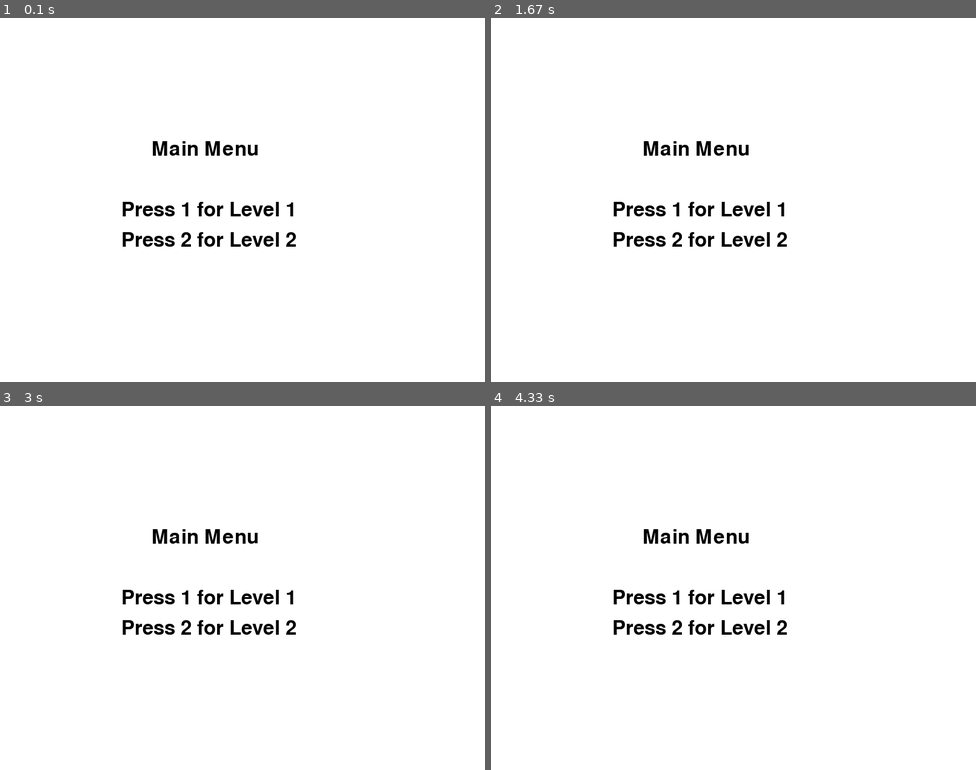
Above: before the commit, frames 1-4 (two rows, left to right).
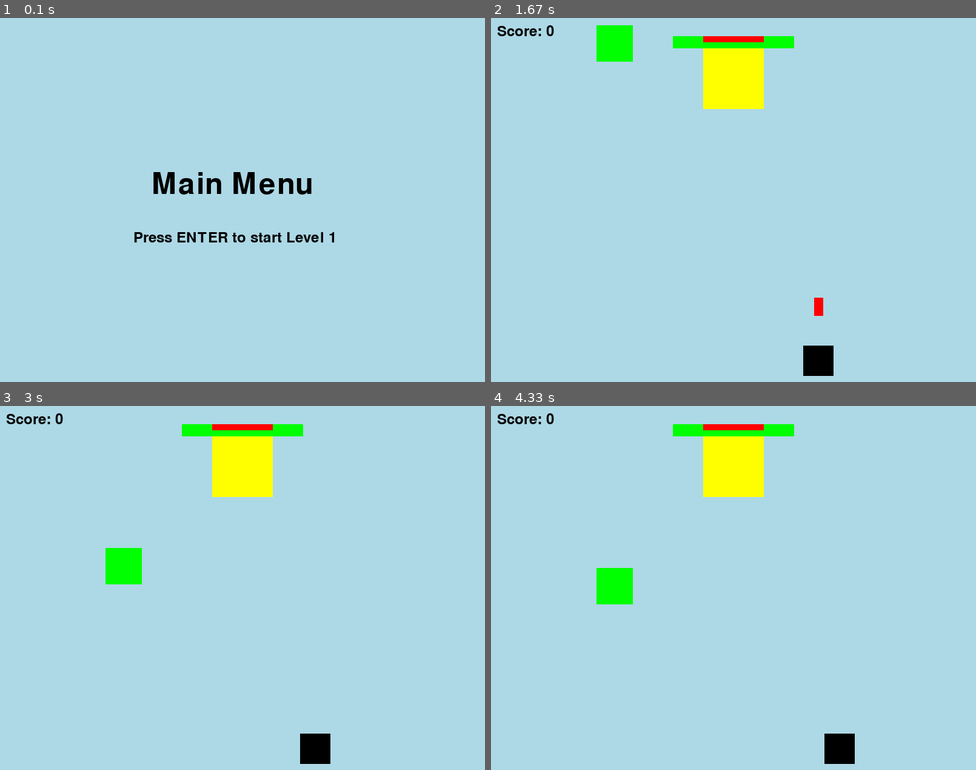
Above: after the commit, the same moments.

Repository: christopherjue/code
Game: pygame game, started from new games.py
Two runs of this game, one before a commit and one after it. Both use one fixed random seed, a clock stepped at 60 frames per second and the inputs below.
Inputs (mouse positions are in pixels of both pictures, inside the frame that each line leads up to):
- Up to frame 1 (0.1 s): no input
- Up to frame 2 (1.67 s): tap Enter at 0.33 s; hold Right 0.67-1.13 s; hold Up 1.17-1.47 s; right-click (583, 287) at 1.55 s
- Up to frame 3 (3 s): hold Right 1.83-2.3 s; hold Left 2.33-2.87 s; hold Esc from 2.9 s (still down); hold Left from 2.9 s (still down)
- Up to frame 4 (4.33 s): release Esc at 3.3 s; release Left at 3.3 s; hold Esc from 4.17 s (still down); hold Right from 4.17 s (still down)

The runs differ from the first frame. In frame 1, 100% of the frame differs, in the area x 0-100%, y 0-100%; in frame 2, 100%; in frame 3, 100%; in frame 4, 100%.

Commit message:
modified:   new games.py

Diff:
--- a/new games.py
+++ b/new games.py
@@ -23,12 +23,89 @@
 # Clock for FPS
 clock = pygame.time.Clock()
 
-# ... (rest of the constants and global variables)
-
-# Initialize game variables
-paused = False  # Add this line to define the 'paused' variable
-
-# ... (rest of the main menu code)
+# Player spaceship properties
+spaceship_width = 50
+spaceship_height = 50
+spaceship_x = display_width // 2 - spaceship_width // 2
+spaceship_y = display_height - spaceship_height - 10
+spaceship_speed = 5
+
+# Green square properties
+green_square_size = 60  # Increased size
+green_square_speed = 3
+green_squares = []
+green_square_cooldown = 60
+green_square_timer = green_square_cooldown
+green_square_speed_multiplier = 1  # Speed multiplier for green squares
+green_square_speed_increase_timer = 300  # 5 seconds
+green_square_speed_increase_counter = 0
+
+# Boss properties
+boss_width = 100
+boss_height = 100
+boss_x = display_width // 2 - boss_width // 2
+boss_y = 50
+boss_health = 100
+
+# Life bar properties
+life_bar_width = 200
+life_bar_height = 20
+life_bar_x = display_width // 2 - life_bar_width // 2
+life_bar_y = 30
+life_bar_value = 100
+
+# Score properties
+score = 0
+score_font = pygame.font.Font(None, 36)
+
+# Bullet properties
+bullet_width = 15
+bullet_height = 30
+bullet_color = red
+bullet_speed = 7
+bullets = []
+
+# Level properties
+current_level = 1
+yellow_square_size = 60
+yellow_square_speed = 2
+yellow_squares = []
+yellow_square_cooldown = 120
+yellow_square_timer = yellow_square_cooldown
+level_duration = 0
+level_start_time = pygame.time.get_ticks()
+
+# Pause flag
+paused = False
+
+# Main menu
+def main_menu():
+    global current_level
+    while True:
+        for event in pygame.event.get():
+            if event.type == pygame.QUIT:
+                pygame.quit()
+                quit()
+            if event.type == pygame.KEYDOWN:
+                if event.key == pygame.K_RETURN:
+                    if current_level == 1:
+                        game_loop()
+                    elif current_level == 2:
+                        game_loop(level=2)
+
+        game_display.fill(light_blue)
+        menu_font = pygame.font.Font(None, 72)
+        menu_text = menu_font.render("Main Menu", True, black)
+        level_text = pygame.font.Font(None, 36).render("Press ENTER to start Level " + str(current_level), True, black)
+        game_display.blit(menu_text, (display_width // 2 - 150, display_height // 2 - 50))
+        game_display.blit(level_text, (display_width // 2 - 180, display_height // 2 + 50))
+        pygame.display.update()
+        clock.tick(15)
+
+# Toggle the green square speed multiplier
+def toggle_green_square_speed():
+    global green_square_speed_multiplier
+    green_square_speed_multiplier = 2 if green_square_speed_multiplier == 1 else 1
 
 # Main game loop
 def game_loop(level=1):
@@ -55,10 +132,7 @@
                 elif event.key == pygame.K_UP:
                     speed_up = True
                 elif event.key == pygame.K_ESCAPE:
-                    if not paused:
-                        paused = True
-                    else:
-                        paused = False
+                    paused = not paused
 
             # Check for key release events
             if event.type == pygame.KEYUP:
@@ -74,13 +148,128 @@
                 bullets.append({'x': spaceship_x + spaceship_width // 2 - bullet_width // 2,
                                 'y': spaceship_y - bullet_height})
 
+        # Pause the game if needed
         if paused:
             pygame.display.set_caption("Space Invaders - Paused")
             continue
         else:
             pygame.display.set_caption("Space Invaders")
 
-        # ... (rest of the game loop code)
+        # Toggle green square speed
+        if speed_up:
+            toggle_green_square_speed()
+
+        # Move the spaceship
+        if move_left:
+            spaceship_x -= spaceship_speed
+        if move_right:
+            spaceship_x += spaceship_speed
+
+        # Clear the display
+        game_display.fill(light_blue)
+
+        # Draw the spaceship
+        pygame.draw.rect(game_display, black, [spaceship_x, spaceship_y, spaceship_width, spaceship_height])
+
+        # Update and draw the green squares
+        for square in green_squares:
+            square['y'] += green_square_speed * green_square_speed_multiplier
+
+            # Check for collision with the spaceship
+            if (spaceship_x < square['x'] + green_square_size and
+                    spaceship_x + spaceship_width > square['x'] and
+                    spaceship_y < square['y'] + green_square_size and
+                    spaceship_y + spaceship_height > square['y']):
+                if square['color'] == green:
+                    life_bar_value -= 20  # Reduce the life bar value
+                square['color'] = blue
+
+            pygame.draw.rect(game_display, square['color'], [square['x'], square['y'], green_square_size, green_square_size])
+
+        # Update and draw the boss
+        pygame.draw.rect(game_display, yellow, [boss_x, boss_y, boss_width, boss_height])
+
+        # Update and draw the life bar
+        pygame.draw.rect(game_display, black, [life_bar_x, life_bar_y, life_bar_width, life_bar_height])
+        pygame.draw.rect(game_display, green, [life_bar_x, life_bar_y,
+                                                (life_bar_value / 100) * life_bar_width, life_bar_height])
+
+        # Check if life bar is empty
+        if life_bar_value <= 0:
+            game_over()
+
+        # Update and draw the score
+        score_text = score_font.render("Score: " + str(score), True, black)
+        game_display.blit(score_text, (10, 10))
+
+        # Generate new green square
+        green_square_timer -= 1
+        if green_square_timer <= 0:
+            green_squares.append({'x': random.randint(0, display_width - green_square_size),
+                                  'y': 0 - green_square_size,
+                                  'color': green})
+            green_square_timer = green_square_cooldown
+
+        # Update and draw the bullets
+        for bullet in bullets:
+            bullet['y'] -= bullet_speed
+            pygame.draw.rect(game_display, bullet_color, [bullet['x'], bullet['y'], bullet_width, bullet_height])
+
+            # Check for collision with the boss
+            if (bullet['x'] > boss_x and bullet['x'] < boss_x + boss_width and
+                    bullet['y'] > boss_y and bullet['y'] < boss_y + boss_height):
+                bullets.remove(bullet)
+                boss_health -= 10
+                if boss_health <= 0:
+                    score += 100
+                    boss_health = 100
+
+        # Update and draw the boss health bar
+        pygame.draw.rect(game_display, black, [boss_x, boss_y - 20, boss_width, 10])
+        pygame.draw.rect(game_display, red, [boss_x, boss_y - 20, (boss_health / 100) * boss_width, 10])
+
+        # Update and draw the yellow squares for level 2
+        if level == 2:
+            for square in yellow_squares:
+                square['y'] += yellow_square_speed
+
+                # Check for collision with the spaceship
+                if (spaceship_x < square['x'] + yellow_square_size and
+                        spaceship_x + spaceship_width > square['x'] and
+                        spaceship_y < square['y'] + yellow_square_size and
+                        spaceship_y + spaceship_height > square['y']):
+                    life_bar_value -= 30  # Reduce the life bar value
+
+                pygame.draw.rect(game_display, yellow, [square['x'], square['y'], yellow_square_size, yellow_square_size])
+
+            # Generate new yellow square
+            yellow_square_timer -= 1
+            if yellow_square_timer <= 0:
+                yellow_squares.append({'x': random.randint(0, display_width - yellow_square_size),
+                                       'y': 0 - yellow_square_size})
+                yellow_square_timer = yellow_square_cooldown
+
+            # Check for level duration and switch to main menu or level completion
+            level_duration = (pygame.time.get_ticks() - level_start_time) // 1000
+            if level == 2 and level_duration >= 20:  # Adjust time as needed
+                level_complete()
+
+        # Update the display
+        pygame.display.update()
+        clock.tick(60)  # Limit to 60 FPS
+
+    pygame.quit()
+    quit()
+
+# Function to end the game
+def game_over():
+    global game_display
+
+    game_display.fill(white)
+    game_over_text = pygame.font.Font(None, 72).render("Game Over", True, black)
+    game_display.blit(game_over_text, (display_width // 2 - 150, display_height // 2 - 50))
+    pygame.display.update()
+    pygame.time.wait(2000)  # Wait for 1 second before quitting the game
 
     pygame.quit()
     quit()
@@ -88,15 +277,6 @@
 # Function for level completion
 def level_complete():
     global current_level
-
-    if current_level == 1:
-        # Display boss dialogue
-        for text in boss_dialogue:
-            game_display.fill(white)
-            dialogue_text = dialogue_font.render(text, True, black)
-            game_display.blit(dialogue_text, (display_width // 2 - 200, display_height // 2 - 50))
-            pygame.display.update()
-            pygame.time.wait(1000)  # Wait for 1 second before showing the next dialogue
 
     game_display.fill(white)
     level_complete_text = pygame.font.Font(None, 72).render("Level " + str(current_level) + " Complete!", True, black)
@@ -107,37 +287,5 @@
     current_level += 1
     main_menu()
 
-# ... (rest of the code)
-
-# Start the game
-def main_menu():
-    global current_level, paused
-    while True:
-        for event in pygame.event.get():
-            if event.type == pygame.QUIT:
-                pygame.quit()
-                quit()
-
-            if event.type == pygame.KEYDOWN:
-                if event.key == pygame.K_1:
-                    game_loop(1)
-                if event.key == pygame.K_2:
-                    game_loop(2)
-
-        # Clear the display
-        game_display.fill(white)
-
-        # Display main menu options
-        menu_font = pygame.font.Font(None, 48)
-        menu_text = menu_font.render("Main Menu", True, black)
-        option1_text = menu_font.render("Press 1 for Level 1", True, black)
-        option2_text = menu_font.render("Press 2 for Level 2", True, black)
-        game_display.blit(menu_text, (display_width // 2 - 150, display_height // 2 - 100))
-        game_display.blit(option1_text, (display_width // 2 - 200, display_height // 2))
-        game_display.blit(option2_text, (display_width // 2 - 200, display_height // 2 + 50))
-
-        pygame.display.update()
-        clock.tick(60)  # Limit to 60 FPS
-
 # Start the game
 main_menu()
